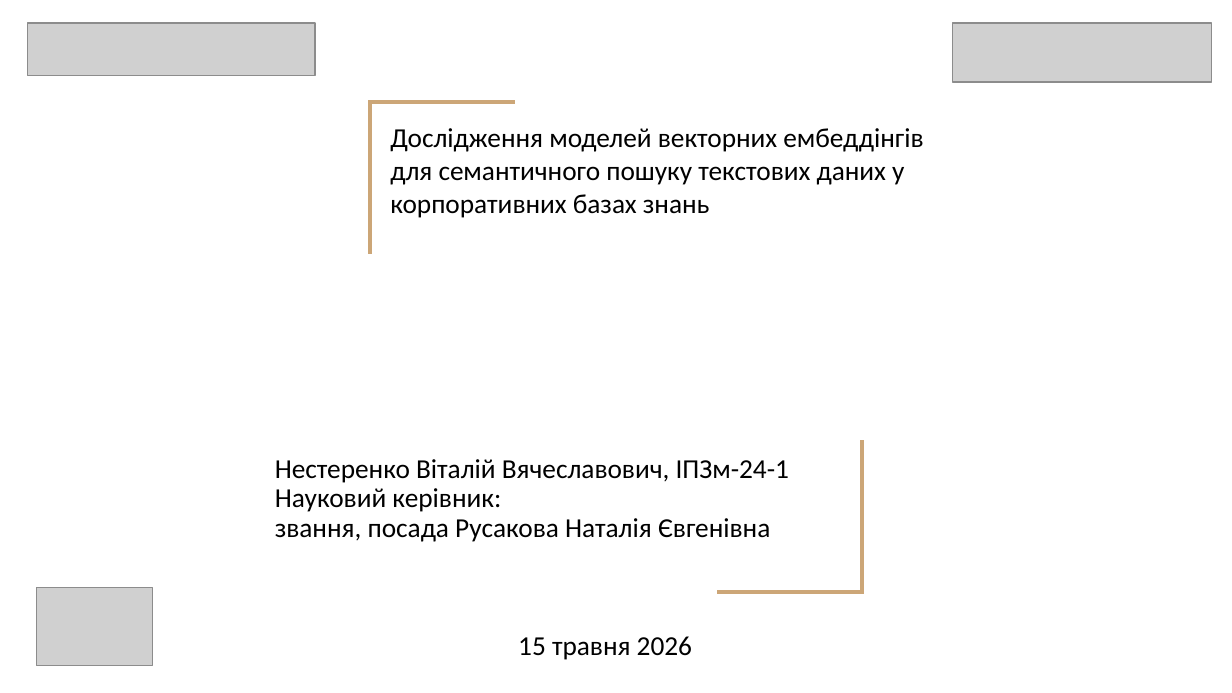
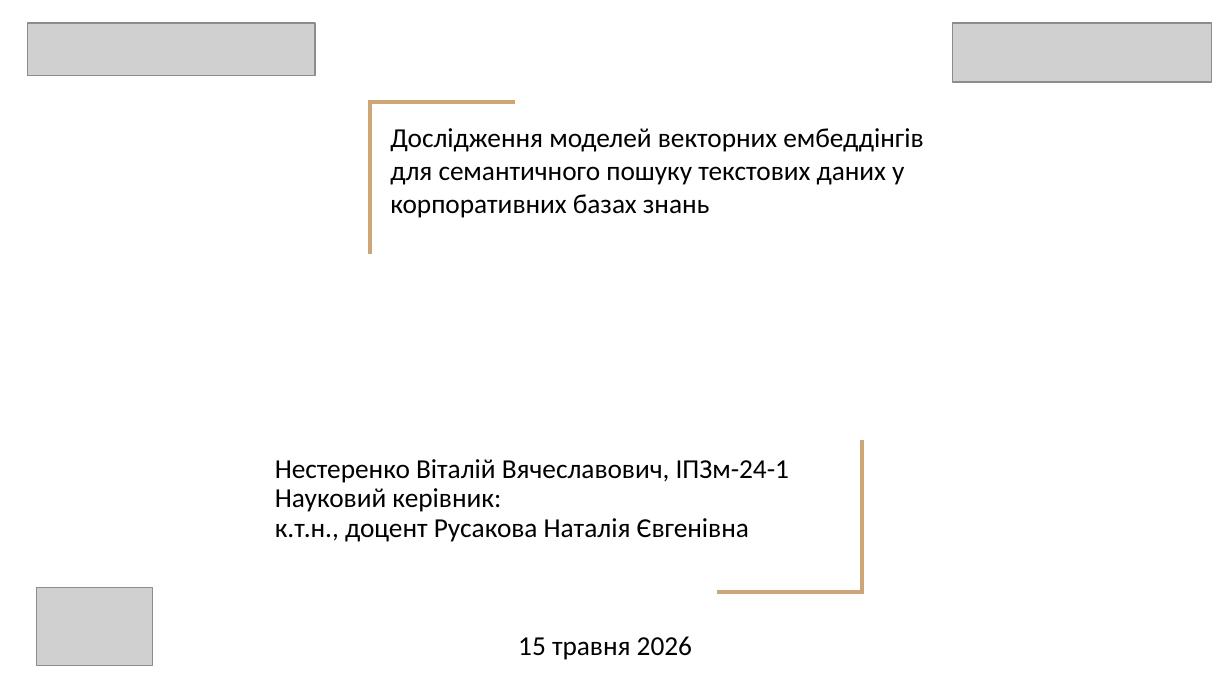
Before and after one commit to vitaliinnest/kb-semantic-search-benchmark, a slide deck: slide 1 of Nesterenko_Presentation.pptx. Drawn at 1232x693 pixels with LibreOffice and Linux fonts; fonts in the diff are those of the drawing; grey boxes stand for pictures. Boxes give left, top, right and bottom in pixels: in the first picture for what was removed or moved away, otherwise in the second. Text is boxed around its words. In the diff, an @@ line names an element or a change of style, - is before the commit and + after.

```diff
--- a/Nesterenko_Presentation.pptx
+++ b/Nesterenko_Presentation.pptx
@@ subtitle at [275,518,749,542]: text changed @@
-звання, посада Русакова Наталія Євгенівна
+к.т.н., доцент Русакова Наталія Євгенівна
```
Also in this commit, not shown: 2 other slides changed, 9 slides added, 9 slides removed, 1 other file.
